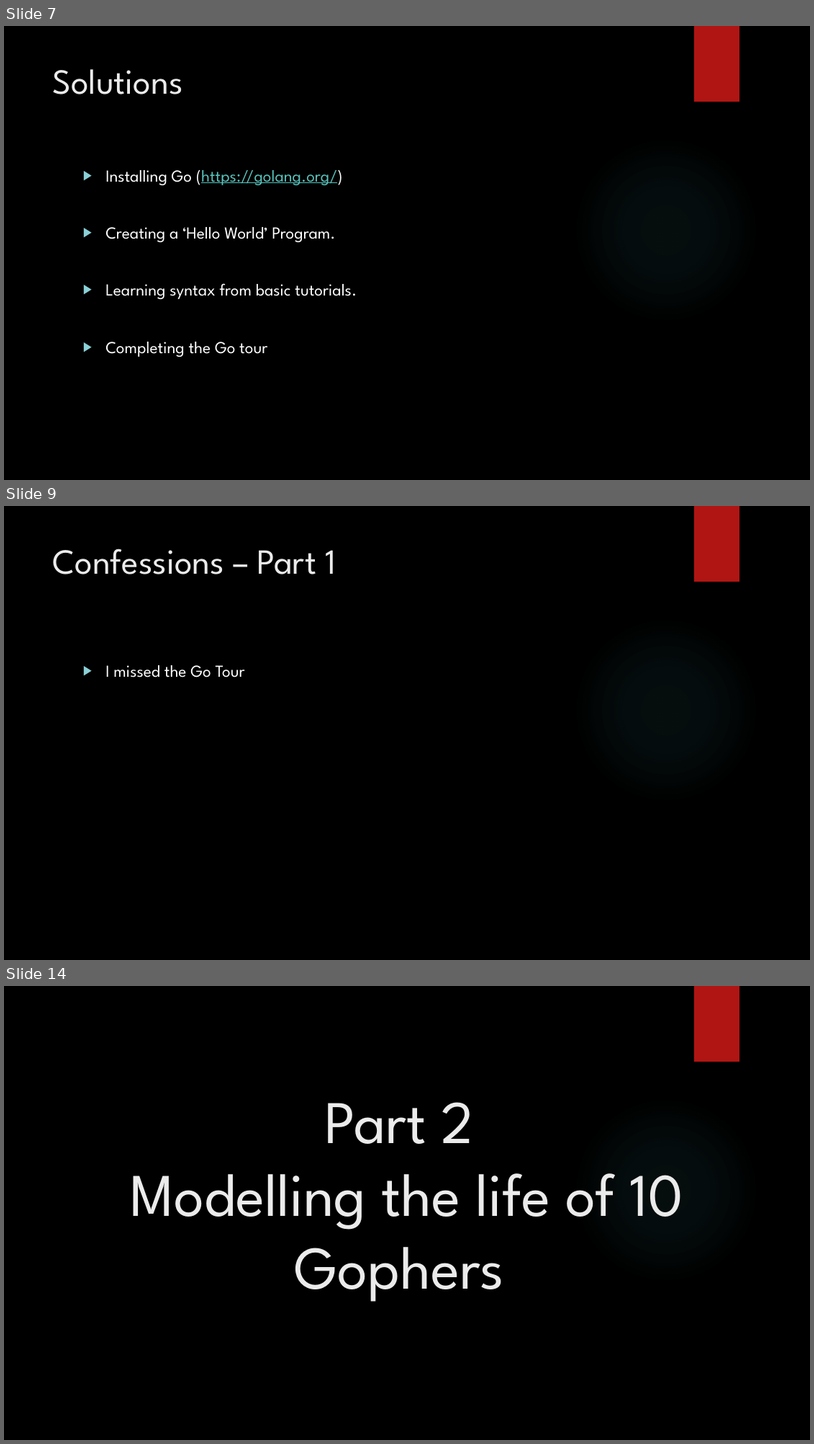
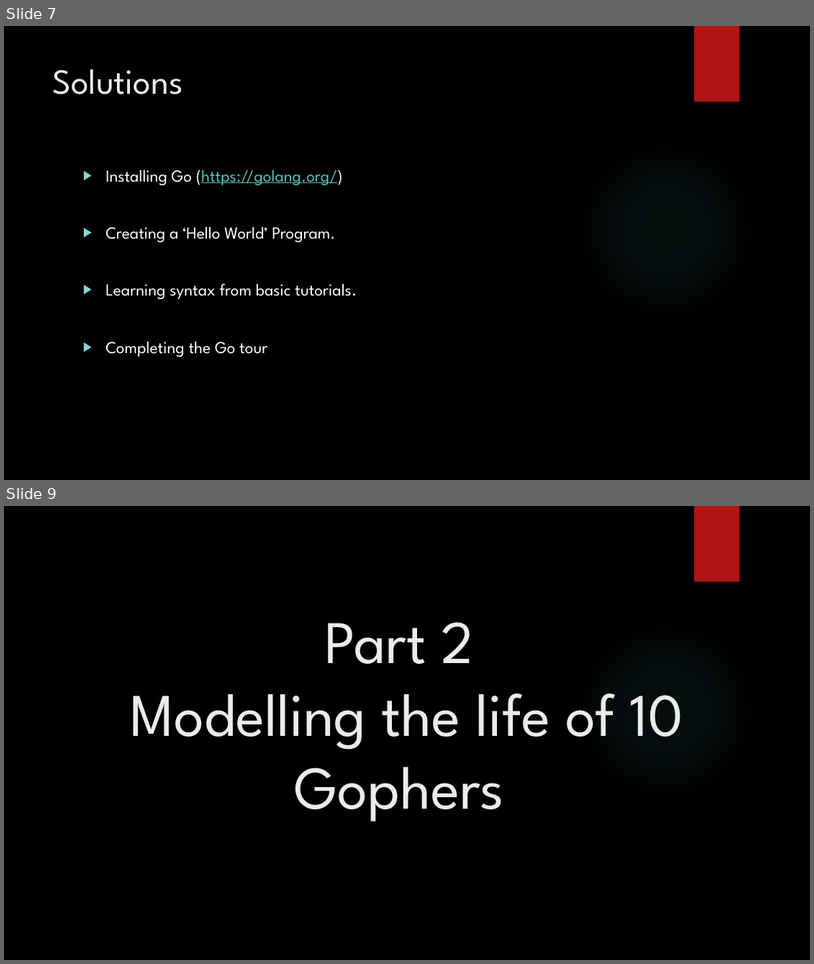
Before and after one commit to jaminologist/GopherLife, a slide deck: GopherLife.pptx. Shown one above the other, each under a label of ours: slides 7, 9 and 14 before the commit, slides 7 and 9 after it; the slides between them are not shown. The pictures are 814x1444 and 814x964 pixels, drawn with LibreOffice and Linux fonts; fonts in the diff are those of the drawing; background and template pictures are left out. Boxes give left, top, right and bottom in pixels: in the first picture for what was removed or moved away, otherwise in the second. Text is boxed around its words. In the diff, an @@ line names an element or a change of style, - is before the commit and + after.

```diff
--- a/GopherLife.pptx
+++ b/GopherLife.pptx
@@ slide 9 removed at bbox=[4, 506, 810, 960], background picture (left out); not listed: 2 template elements that a slide beside it also shows @@
@@ title removed at bbox=[53, 548, 336, 574] @@
-Confessions – Part 1
@@ text removed at bbox=[106, 665, 245, 677] @@
-▶ I missed the Go Tour
@@ what was slide 14 is now slide 9 @@
```
Also in this commit, not shown: 1 slide changed, 3 slides added, 8 other slides removed, 6 other files.
